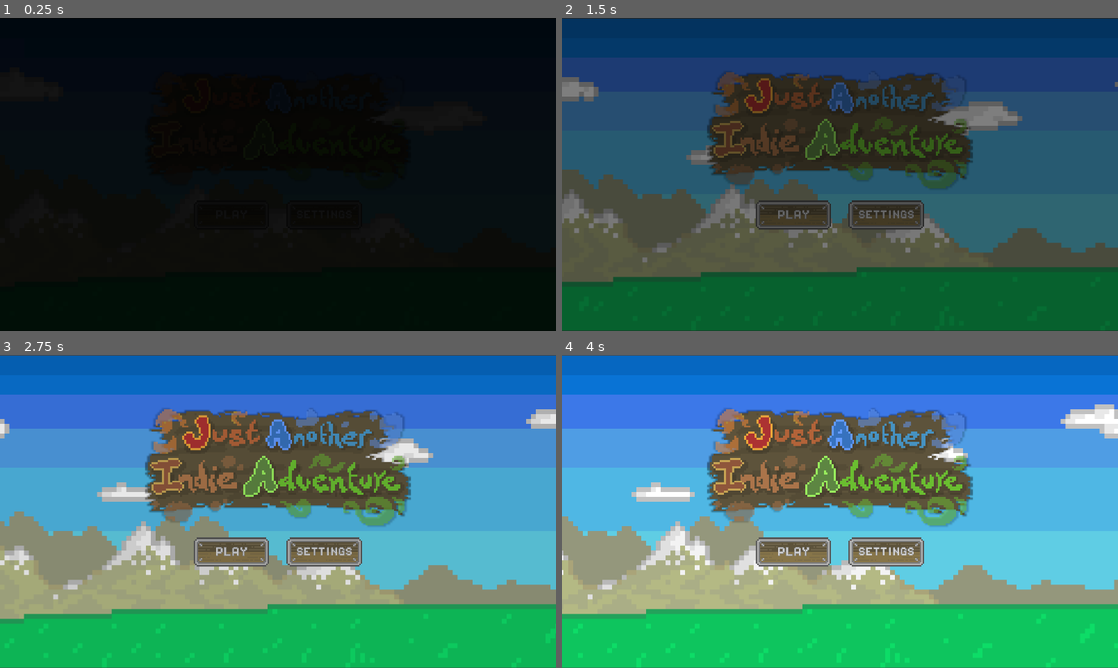
Above: before the commit, frames 1-4 (two rows, left to right).
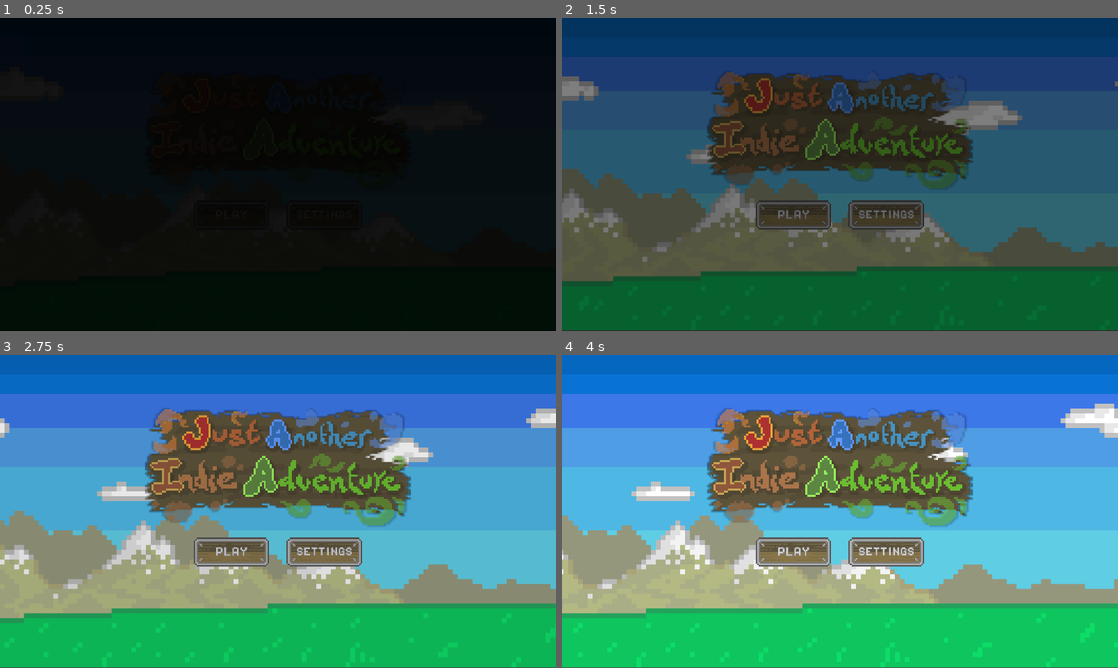
Above: after the commit, the same moments.

Repository: twixt7-sys/project_JAIA
Game: Godot game, scene res://Scenes/game.tscn
The game is run twice, just before and just after one commit, with the same random seed, the same clock (stepped at 60 frames per second) and the same inputs.
Inputs:
- Up to frame 1 (0.25 s): no input
- Up to frame 2 (1.5 s): click "SETTINGS" at 0.5 s; click "PLAY" at 1.25 s
- Up to frame 3 (2.75 s): click "PLAY" at 2 s
- Up to frame 4 (4 s): click "PLAY" at 2.75 s

The runs differ from the first frame. In frame 2, 1.4% of the frame differs, in the area x 0-100%, y 0-100%; in frame 3, 1.8%; in frame 4, 2.0%.

Commit message:
Isolated background from titlescreen

Diff:
--- a/jaia_v5/Scenes/game.gd
+++ b/jaia_v5/Scenes/game.gd
@@ -1,14 +1,25 @@
 extends Node2D
 
 @onready var title_screen: TitleScreen = preload("res://Scenes/title_screen.tscn").instantiate()
+@onready var animation_player: AnimationPlayer = $Control/AnimationPlayer
+@onready var fade_out: AnimationPlayer = $"Control/fade out"
+@onready var contents: Node2D = $Control/Contents
 
 func _ready() -> void:
-	add_child(title_screen)
-	title_screen.start_game.connect(start_game)
-	title_screen.open_settings.connect(open_settings)
+	animation_player.play("bg animation")
+	add_title_screen()
+	fade_out.play("fade_out")
 
-func start_game() -> void: print("game starts")
-func open_settings() -> void: print("settings opened")
+func start_game() -> void:
+	print("game starts")
+
+func open_settings() -> void:
+	print("settings opened")
 
 func _process(delta: float) -> void:
 	pass
+
+func add_title_screen() -> void:
+	contents.add_child(title_screen)
+	title_screen.start_game.connect(start_game)
+	title_screen.open_settings.connect(open_settings)
--- a/jaia_v5/Scenes/game.tscn
+++ b/jaia_v5/Scenes/game.tscn
@@ -1,6 +1,160 @@
-[gd_scene load_steps=2 format=3 uid="uid://d3wuhbnwlys3a"]
+[gd_scene load_steps=9 format=3 uid="uid://d3wuhbnwlys3a"]
 
 [ext_resource type="Script" uid="uid://dem86lf2k4sjg" path="res://Scenes/game.gd" id="1_ebmjs"]
+[ext_resource type="Texture2D" uid="uid://dxo06h1nipxyy" path="res://Assets/World/title page bg.png" id="2_qxrlw"]
+
+[sub_resource type="Animation" id="Animation_5whv5"]
+length = 0.001
+tracks/0/type = "bezier"
+tracks/0/imported = false
+tracks/0/enabled = true
+tracks/0/path = NodePath("Control/bg:position:x")
+tracks/0/interp = 1
+tracks/0/loop_wrap = true
+tracks/0/keys = {
+"handle_modes": PackedInt32Array(0),
+"points": PackedFloat32Array(0, -0.25, 0, 0.25, 0),
+"times": PackedFloat32Array(0)
+}
+
+[sub_resource type="Animation" id="Animation_coop4"]
+resource_name = "bg animation"
+length = 60.0
+loop_mode = 2
+tracks/0/type = "bezier"
+tracks/0/imported = false
+tracks/0/enabled = true
+tracks/0/path = NodePath("Control/bg:position:x")
+tracks/0/interp = 1
+tracks/0/loop_wrap = true
+tracks/0/keys = {
+"handle_modes": PackedInt32Array(0, 0),
+"points": PackedFloat32Array(0, -0.25, 0, 0.25, 0, -4541.95, -0.25, 0, 0.25, 0),
+"times": PackedFloat32Array(0, 60)
+}
+
+[sub_resource type="AnimationLibrary" id="AnimationLibrary_816ia"]
+_data = {
+&"RESET": SubResource("Animation_5whv5"),
+&"bg animation": SubResource("Animation_coop4")
+}
+
+[sub_resource type="Animation" id="Animation_ywbsv"]
+length = 0.001
+tracks/0/type = "value"
+tracks/0/imported = false
+tracks/0/enabled = true
+tracks/0/path = NodePath("Control/ColorRect:show_behind_parent")
+tracks/0/interp = 1
+tracks/0/loop_wrap = true
+tracks/0/keys = {
+"times": PackedFloat32Array(0),
+"transitions": PackedFloat32Array(1),
+"update": 1,
+"values": [true]
+}
+tracks/1/type = "value"
+tracks/1/imported = false
+tracks/1/enabled = true
+tracks/1/path = NodePath("Control/ColorRect:color")
+tracks/1/interp = 1
+tracks/1/loop_wrap = true
+tracks/1/keys = {
+"times": PackedFloat32Array(0),
+"transitions": PackedFloat32Array(1),
+"update": 0,
+"values": [Color(1, 1, 1, 1)]
+}
+
+[sub_resource type="Animation" id="Animation_nmnw7"]
+resource_name = "fade_out"
+length = 3.0
+tracks/0/type = "value"
+tracks/0/imported = false
+tracks/0/enabled = true
+tracks/0/path = NodePath("Control/ColorRect:show_behind_parent")
+tracks/0/interp = 1
+tracks/0/loop_wrap = true
+tracks/0/keys = {
+"times": PackedFloat32Array(0),
+"transitions": PackedFloat32Array(1),
+"update": 1,
+"values": [false]
+}
+tracks/1/type = "value"
+tracks/1/imported = false
+tracks/1/enabled = true
+tracks/1/path = NodePath("Control/ColorRect:color")
+tracks/1/interp = 1
+tracks/1/loop_wrap = true
+tracks/1/keys = {
+"times": PackedFloat32Array(0, 3),
+"transitions": PackedFloat32Array(1, 1),
+"update": 0,
+"values": [Color(1, 1, 1, 1), Color(1, 1, 1, 0)]
+}
+tracks/2/type = "value"
+tracks/2/imported = false
+tracks/2/enabled = true
+tracks/2/path = NodePath("Control/ColorRect:visible")
+tracks/2/interp = 1
+tracks/2/loop_wrap = true
+tracks/2/keys = {
+"times": PackedFloat32Array(0, 3),
+"transitions": PackedFloat32Array(1, 1),
+"update": 1,
+"values": [true, false]
+}
+
+[sub_resource type="AnimationLibrary" id="AnimationLibrary_5olrl"]
+_data = {
+&"RESET": SubResource("Animation_ywbsv"),
+&"fade_out": SubResource("Animation_nmnw7")
+}
 
 [node name="Game" type="Node2D"]
 script = ExtResource("1_ebmjs")
+
+[node name="Control" type="Control" parent="."]
+clip_contents = true
+layout_mode = 3
+anchors_preset = 15
+anchor_right = 1.0
+anchor_bottom = 1.0
+offset_right = 1920.0
+offset_bottom = 1080.0
+grow_horizontal = 2
+grow_vertical = 2
+
+[node name="AnimationPlayer" type="AnimationPlayer" parent="Control"]
+root_node = NodePath("../..")
+libraries = {
+&"": SubResource("AnimationLibrary_816ia")
+}
+autoplay = "bg animation"
+
+[node name="bg" type="TextureRect" parent="Control"]
+clip_contents = true
+offset_right = 6462.0
+offset_bottom = 1077.0
+texture = ExtResource("2_qxrlw")
+
+[node name="Contents" type="Node2D" parent="Control"]
+
+[node name="fade out" type="AnimationPlayer" parent="Control"]
+root_node = NodePath("../..")
+libraries = {
+&"": SubResource("AnimationLibrary_5olrl")
+}
+
+[node name="ColorRect" type="ColorRect" parent="Control"]
+visible = false
+modulate = Color(0, 0, 0, 1)
+show_behind_parent = true
+clip_contents = true
+layout_mode = 1
+anchors_preset = 15
+anchor_right = 1.0
+anchor_bottom = 1.0
+grow_horizontal = 2
+grow_vertical = 2
--- a/jaia_v5/Scenes/title_screen.tscn
+++ b/jaia_v5/Scenes/title_screen.tscn
@@ -1,6 +1,5 @@
-[gd_scene load_steps=18 format=3 uid="uid://ctd08mm35k5ge"]
+[gd_scene load_steps=11 format=3 uid="uid://ctd08mm35k5ge"]
 
-[ext_resource type="Texture2D" uid="uid://dxo06h1nipxyy" path="res://Assets/World/title page bg.png" id="1_coop4"]
 [ext_resource type="Script" uid="uid://btbb2p25e3d0d" path="res://Scripts/title_screen.gd" id="1_tuktx"]
 [ext_resource type="Texture2D" uid="uid://bbif3ga6rp4of" path="res://Assets/World/Title.png" id="2_5whv5"]
 [ext_resource type="AudioStream" uid="uid://bwn5naw5m7yce" path="res://Assets/All Will Settle - Bloo.mp3" id="4_816ia"]
@@ -8,115 +7,6 @@
 [ext_resource type="Texture2D" uid="uid://c3cfyqteaewu" path="res://Assets/UI/Buttons/Button2.png" id="5_0061g"]
 [ext_resource type="Script" uid="uid://byj6iut7l61ut" path="res://Scripts/audio_stream_player_2d.gd" id="5_udsnl"]
 [ext_resource type="Texture2D" uid="uid://12rjybk07iwl" path="res://Assets/UI/Buttons/Button3.png" id="6_8mikk"]
-
-[sub_resource type="Animation" id="Animation_ywbsv"]
-length = 0.001
-tracks/0/type = "value"
-tracks/0/imported = false
-tracks/0/enabled = true
-tracks/0/path = NodePath("ColorRect:show_behind_parent")
-tracks/0/interp = 1
-tracks/0/loop_wrap = true
-tracks/0/keys = {
-"times": PackedFloat32Array(0),
-"transitions": PackedFloat32Array(1),
-"update": 1,
-"values": [true]
-}
-tracks/1/type = "value"
-tracks/1/imported = false
-tracks/1/enabled = true
-tracks/1/path = NodePath("ColorRect:color")
-tracks/1/interp = 1
-tracks/1/loop_wrap = true
-tracks/1/keys = {
-"times": PackedFloat32Array(0),
-"transitions": PackedFloat32Array(1),
-"update": 0,
-"values": [Color(1, 1, 1, 1)]
-}
-
-[sub_resource type="Animation" id="Animation_nmnw7"]
-resource_name = "fade_out"
-length = 3.0
-tracks/0/type = "value"
-tracks/0/imported = false
-tracks/0/enabled = true
-tracks/0/path = NodePath("ColorRect:show_behind_parent")
-tracks/0/interp = 1
-tracks/0/loop_wrap = true
-tracks/0/keys = {
-"times": PackedFloat32Array(0),
-"transitions": PackedFloat32Array(1),
-"update": 1,
-"values": [false]
-}
-tracks/1/type = "value"
-tracks/1/imported = false
-tracks/1/enabled = true
-tracks/1/path = NodePath("ColorRect:color")
-tracks/1/interp = 1
-tracks/1/loop_wrap = true
-tracks/1/keys = {
-"times": PackedFloat32Array(0, 3),
-"transitions": PackedFloat32Array(1, 1),
-"update": 0,
-"values": [Color(1, 1, 1, 1), Color(1, 1, 1, 0)]
-}
-tracks/2/type = "value"
-tracks/2/imported = false
-tracks/2/enabled = true
-tracks/2/path = NodePath("ColorRect:visible")
-tracks/2/interp = 1
-tracks/2/loop_wrap = true
-tracks/2/keys = {
-"times": PackedFloat32Array(0, 3),
-"transitions": PackedFloat32Array(1, 1),
-"update": 1,
-"values": [true, false]
-}
-
-[sub_resource type="AnimationLibrary" id="AnimationLibrary_5olrl"]
-_data = {
-&"RESET": SubResource("Animation_ywbsv"),
-&"fade_out": SubResource("Animation_nmnw7")
-}
-
-[sub_resource type="Animation" id="Animation_5whv5"]
-length = 0.001
-tracks/0/type = "bezier"
-tracks/0/imported = false
-tracks/0/enabled = true
-tracks/0/path = NodePath("Control/bg:position:x")
-tracks/0/interp = 1
-tracks/0/loop_wrap = true
-tracks/0/keys = {
-"handle_modes": PackedInt32Array(0),
-"points": PackedFloat32Array(0, -0.25, 0, 0.25, 0),
-"times": PackedFloat32Array(0)
-}
-
-[sub_resource type="Animation" id="Animation_coop4"]
-resource_name = "bg animation"
-length = 60.0
-loop_mode = 2
-tracks/0/type = "bezier"
-tracks/0/imported = false
-tracks/0/enabled = true
-tracks/0/path = NodePath("Control/bg:position:x")
-tracks/0/interp = 1
-tracks/0/loop_wrap = true
-tracks/0/keys = {
-"handle_modes": PackedInt32Array(0, 0),
-"points": PackedFloat32Array(0, -0.25, 0, 0.25, 0, -4541.95, -0.25, 0, 0.25, 0),
-"times": PackedFloat32Array(0, 60)
-}
-
-[sub_resource type="AnimationLibrary" id="AnimationLibrary_816ia"]
-_data = {
-&"RESET": SubResource("Animation_5whv5"),
-&"bg animation": SubResource("Animation_coop4")
-}
 
 [sub_resource type="InputEventKey" id="InputEventKey_12m1t"]
 device = -1
@@ -140,17 +30,6 @@
 offset_bottom = 1080.0
 script = ExtResource("1_tuktx")
 
-[node name="fade out" type="AnimationPlayer" parent="."]
-libraries = {
-&"": SubResource("AnimationLibrary_5olrl")
-}
-
-[node name="AnimationPlayer" type="AnimationPlayer" parent="."]
-libraries = {
-&"": SubResource("AnimationLibrary_816ia")
-}
-autoplay = "bg animation"
-
 [node name="Control" type="Control" parent="."]
 clip_contents = true
 layout_direction = 1
@@ -160,13 +39,6 @@
 anchor_bottom = 1.0
 grow_horizontal = 2
 grow_vertical = 2
-
-[node name="bg" type="TextureRect" parent="Control"]
-layout_mode = 1
-offset_top = 1.5
-offset_right = 6462.0
-offset_bottom = 1078.5
-texture = ExtResource("1_coop4")
 
 [node name="shadow" type="TextureRect" parent="Control"]
 modulate = Color(0, 0, 0, 0.392157)
@@ -285,15 +157,5 @@
 parameters/looping = true
 script = ExtResource("5_udsnl")
 
-[node name="ColorRect" type="ColorRect" parent="."]
-modulate = Color(0, 0, 0, 1)
-show_behind_parent = true
-layout_mode = 1
-anchors_preset = 15
-anchor_right = 1.0
-anchor_bottom = 1.0
-grow_horizontal = 2
-grow_vertical = 2
-
 [connection signal="pressed" from="VB/VBoxContainer/Play" to="." method="_on_play_pressed"]
 [connection signal="pressed" from="VB/VBoxContainer/Settings" to="." method="_on_settings_pressed"]
--- a/jaia_v5/Scripts/title_screen.gd
+++ b/jaia_v5/Scripts/title_screen.gd
@@ -2,18 +2,8 @@
 
 class_name TitleScreen
 
-@onready var animation_player: AnimationPlayer = $AnimationPlayer
-@onready var fade_out: AnimationPlayer = $"fade out"
-
 signal start_game
 signal open_settings
-
-func _ready() -> void:
-	animation_player.play("bg animation")
-	fade_out.play("fade_out")
-
-func _process(delta: float) -> void:
-	pass
 
 func _on_play_pressed() -> void:
 	emit_signal("start_game")
